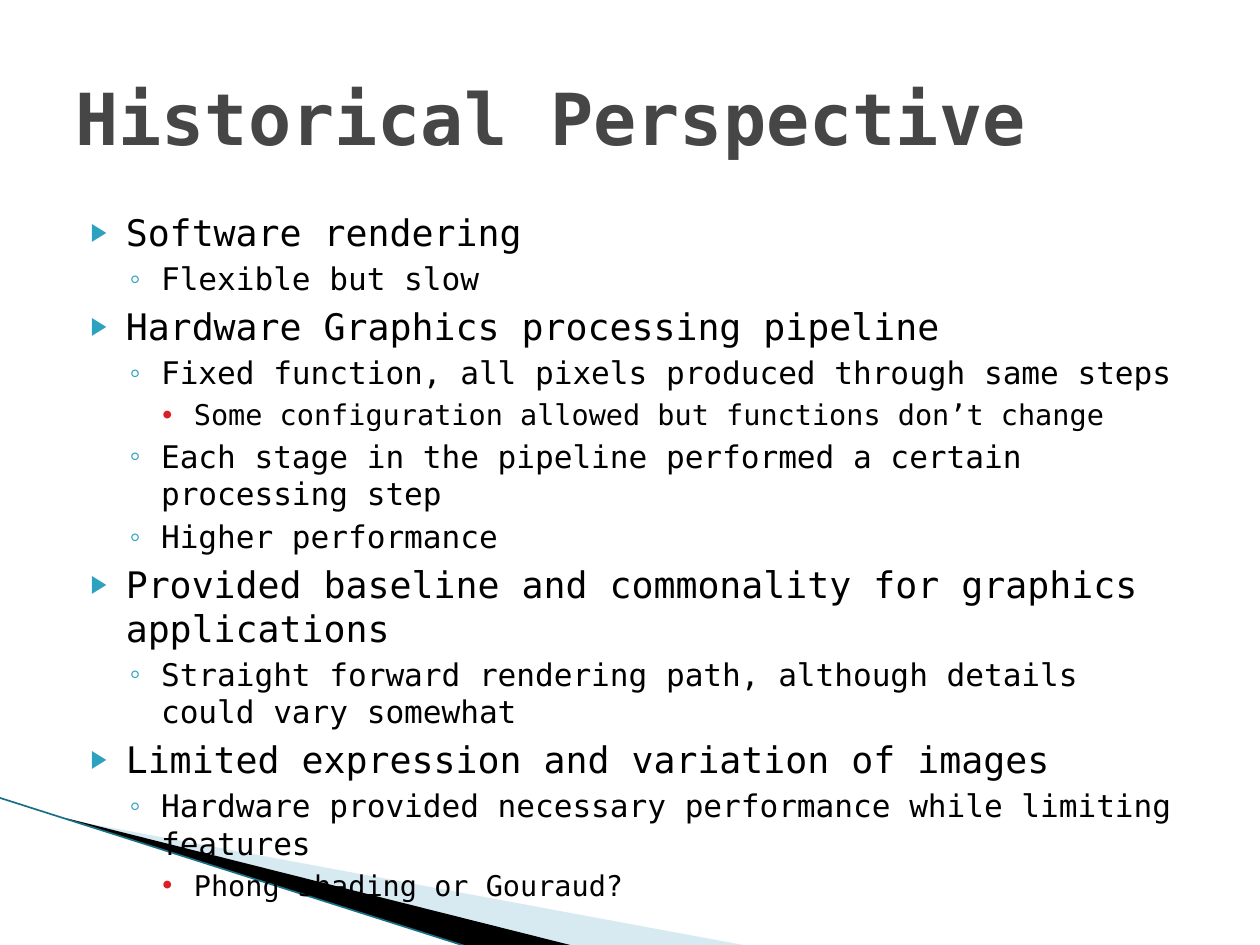
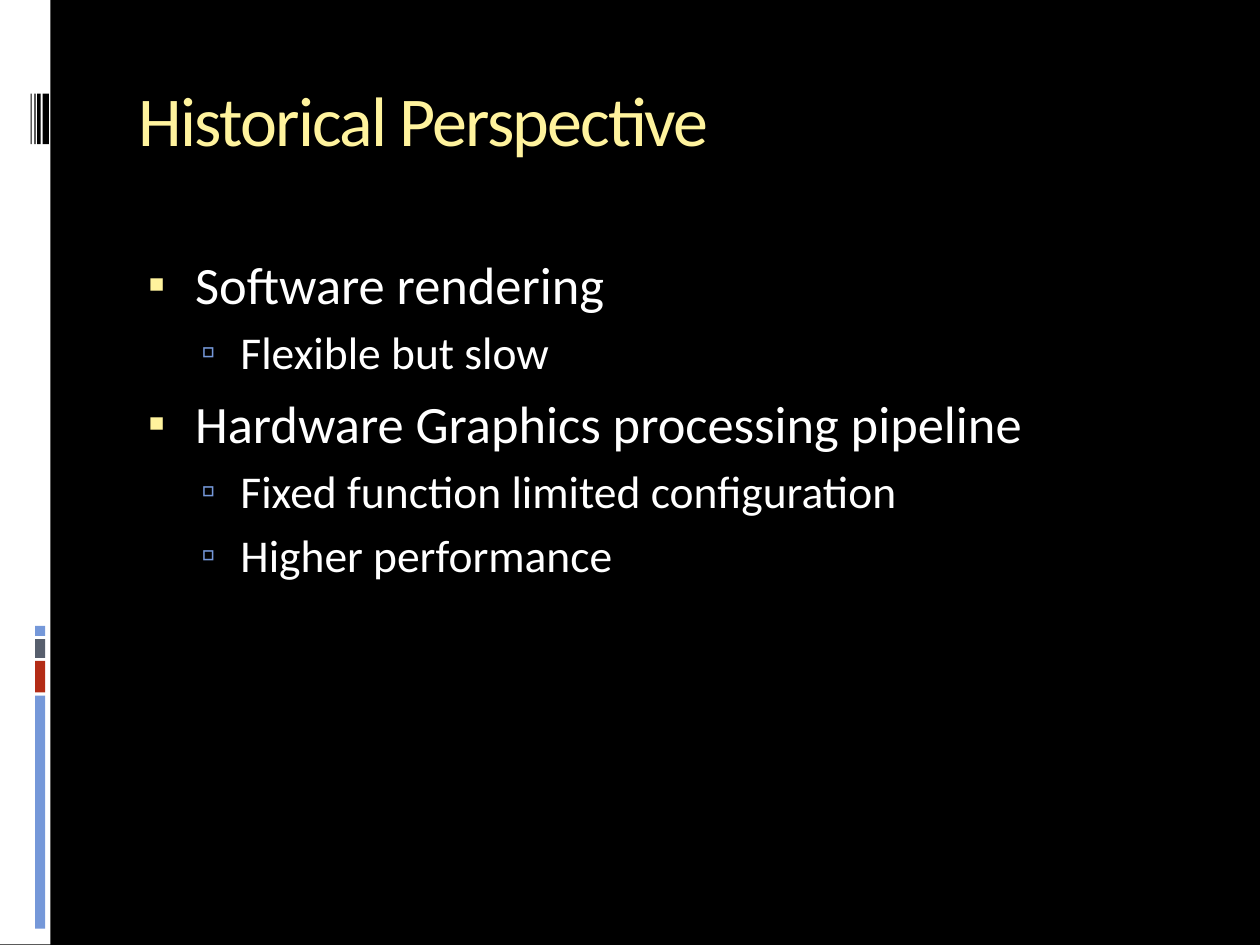
Before and after one commit to stanman8264/cg2f2017cs, a slide deck: slide 3 of CG2F2017CS_Presentation.pptx. Drawn at 1260x945 pixels with LibreOffice and Linux fonts; fonts in the diff are those of the drawing; background and template pictures are left out. Boxes give left, top, right and bottom in pixels: in the first picture for what was removed or moved away, otherwise in the second. Text is boxed around its words. In the diff, an @@ line names an element or a change of style, - is before the commit and + after.

```diff
--- a/CG2F2017CS_Presentation.pptx
+++ b/CG2F2017CS_Presentation.pptx
@@ background #FFFFFF to #000000 @@
@@ rectangle added at [0,0,50,945], fill #FFFFFF @@
@@ title "Historical Perspective": place and size @@
-title "Historical Perspective" at [75,87,1025,160]
+title "Historical Perspective" at [138,97,709,158]
@@ title "Historical Perspective" at [138,97,709,158]: size 41 to 40 pt, font DejaVu Sans Mono to Calibri, text colour #464646 to #FFF39D, letter spacing 0 to -1 pt, bold off; vertical alignment middle to top @@
@@ rectangle added at [30,93,32,144], fill #000000 @@
@@ rectangle added at [34,93,35,144], fill #000000 @@
@@ rectangle added at [37,93,40,144], fill #000000 @@
@@ rectangle added at [43,93,49,144], fill #000000 @@
@@ text "Software rendering": place and size @@
-text "Software rendering" at [126,218,1172,824]
+text "Software rendering" at [195,267,1022,580]
@@ text at [195,267,1022,580]: size 20.9 to 30 pt in "Software rendering", "Hardware Graphics processing pipeline"; font DejaVu Sans Mono to Calibri, text colour #000000 to #FFFFFF in "Software rendering", "Flexible but slow", "Hardware Graphics processing pipeline", "Higher performance"; size 17.8 to 26 pt in "Flexible but slow", "Higher performance"; bullet ▶ to ▪; more space between paragraphs; bullet colour #2DA2BF to #FFF39D; bullet ◦ to ▫; bullet colour #2DA2BF to #7598D9 @@
@@ text at [240,476,896,516]: text changed; size 17.8 to 26 pt; font DejaVu Sans Mono to Calibri; text colour #000000 to #FFFFFF @@
-  ◦ Fixed function, all pixels produced through same steps
-    • Some configuration allowed but functions don’t change
-  ◦ Each stage in the pipeline performed a certain processing step
+  ▫ Fixed function limited configuration
@@ text at [126,570,1171,824]: paragraphs removed @@
-▶ Provided baseline and commonality for graphics applications
-  ◦ Straight forward rendering path, although details could vary somewhat
-▶ Limited expression and variation of images
-  ◦ Hardware provided necessary performance while limiting features
-    • Phong shading or Gouraud?
@@ rectangle added at [35,626,45,636], fill #7598D9 @@
@@ rectangle added at [35,639,45,658], fill #575F6D @@
@@ rectangle added at [35,662,45,693], fill #B32C16 @@
@@ rectangle added at [35,696,45,929], fill #7598D9 @@
@@ line removed from (0, 798) to (467, 945) @@
@@ freeform shape removed at [67,818,576,945] @@
@@ freeform shape removed at [69,819,750,945] @@
```
Also in this commit, not shown: 22 other slides changed, 5 slides added.
